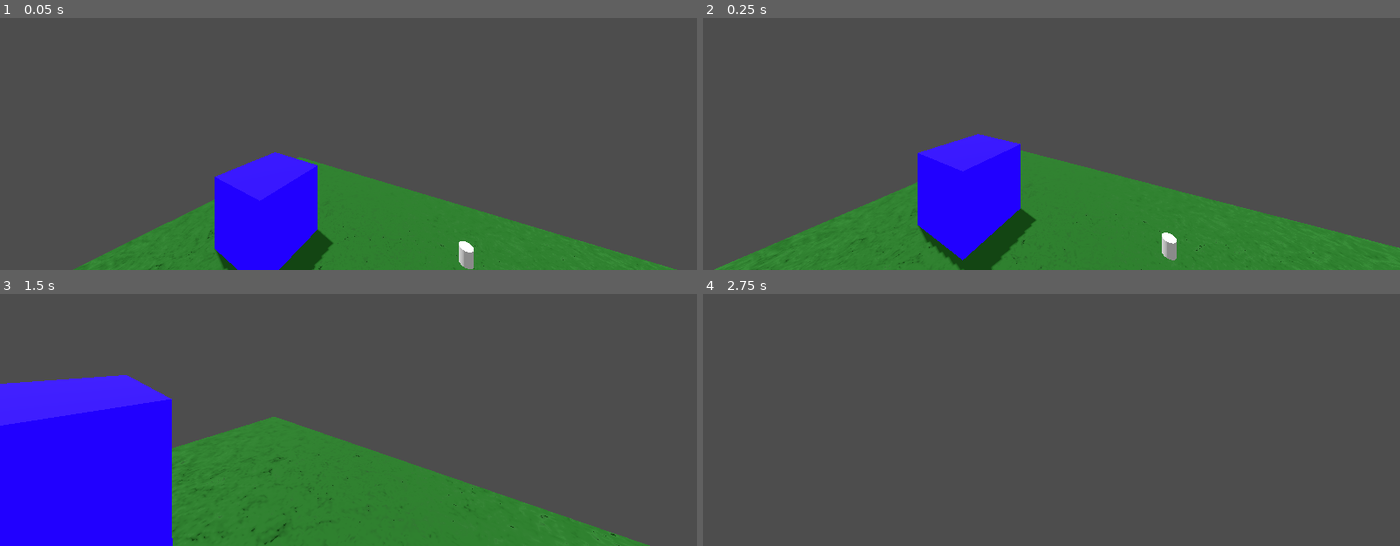
Above: before the commit, frames 1-4 (two rows, left to right).
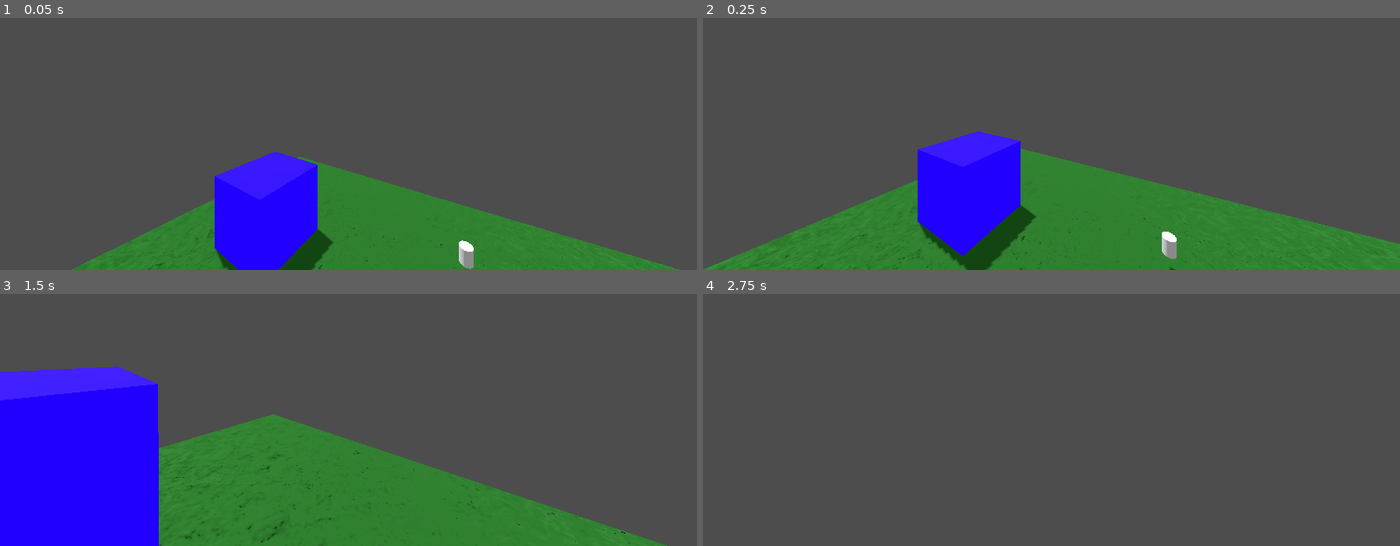
Above: after the commit, the same moments.

Repository: micycle8778/dash-and-dine
Game: Godot game, scene res://world/world.tscn
Same seed, same stepped clock (60 frames per second), same inputs: the game is played once before the commit and once after it. The engine's default icon, where the game draws it, is replaced by a stand-in: a white triangle on a blue panel in a dark square.
Inputs (mouse positions are in pixels of both pictures, inside the frame that each line leads up to):
- Up to frame 1 (0.05 s): no input
- Up to frame 2 (0.25 s): no input
- Up to frame 3 (1.5 s): move the mouse to (383, 349) at 0.52 s; hold W (move_forward) from 0.53 s (still down); tap E (pickup) at 0.6, 1.35 s; tap Space (jump) at 0.77 s; move the mouse to (313, 351) at 1.27 s
- Up to frame 4 (2.75 s): keep holding W (move_forward); tap Space (jump) at 1.52 s; move the mouse to (1065, 344) at 2.02 s; tap E (pickup) at 2.1 s

The runs differ from the first frame. In frame 1, 0.3% of the frame differs, in the area x 10-98%, y 52-100%; in frame 2, 2.1%; in frame 3, 5.1%, in the area x 0-96%, y 28-100%; in frame 4, nothing differs.

Commit message:
pickup items in stable state

Diff:
--- a/grabbable/grabbable.gd
+++ b/grabbable/grabbable.gd
@@ -1,20 +1,32 @@
 class_name Grabbable extends RigidBody3D
 
+var grabbed_neighbors: Array[Grabbable]
 var grabbed := false:
 	set(v):
 		grabbed = v
 		freeze = grabbed
 
+		if grabbed:
+			grabbed_neighbors = []
+			for body in get_colliding_bodies():
+				if body is Grabbable:
+					grabbed_neighbors.push_back(body)
+					body.freeze = true
+		else:
+			for body in grabbed_neighbors:
+				body.freeze = false
+
+
 func _process(delta: float) -> void:
-	$Sprite3D.visible = freeze
+	$Sprite3D.visible = freeze #and false
 
 # check if we're colliding with a grabbed grabbable
-func _physics_process(delta: float) -> void:
-	if grabbed: return
-
-	for body in get_colliding_bodies():
-		if body is Grabbable and body.grabbed:
-			freeze = true
-			return
-
-	freeze = false
+# func _physics_process(delta: float) -> void:
+# 	if grabbed: return
+#
+# 	for body in get_colliding_bodies():
+# 		if body is Grabbable and body.grabbed:
+# 			freeze = true
+# 			return
+#
+# 	freeze = false
--- a/grabbable/grabbable.tscn
+++ b/grabbable/grabbable.tscn
@@ -12,8 +12,6 @@
 collision_layer = 4
 collision_mask = 7
 physics_material_override = SubResource("PhysicsMaterial_yyata")
-freeze_mode = 1
-continuous_cd = true
 contact_monitor = true
 max_contacts_reported = 10
 script = ExtResource("1_6d6p2")
--- a/player/player.gd
+++ b/player/player.gd
@@ -59,9 +59,8 @@
 
 	# first, lets build a list of items that `holding` is touching
 	var cols: Dictionary[Grabbable, Vector3] # grabbable : position relative to `holding`
-	for body in holding.get_colliding_bodies():
-		if body is Grabbable:
-			cols[body as Grabbable] = holding.to_local(body.global_position)
+	for body in holding.grabbed_neighbors:
+		cols[body] = holding.to_local(body.global_position)
 
 	# execute the move
 	holding.global_position = pos
--- a/project.godot
+++ b/project.godot
@@ -74,8 +74,8 @@
 
 [physics]
 
+3d/physics_engine="Jolt Physics"
 3d/default_gravity=29.0
-common/physics_interpolation=true
 
 [rendering]
 
